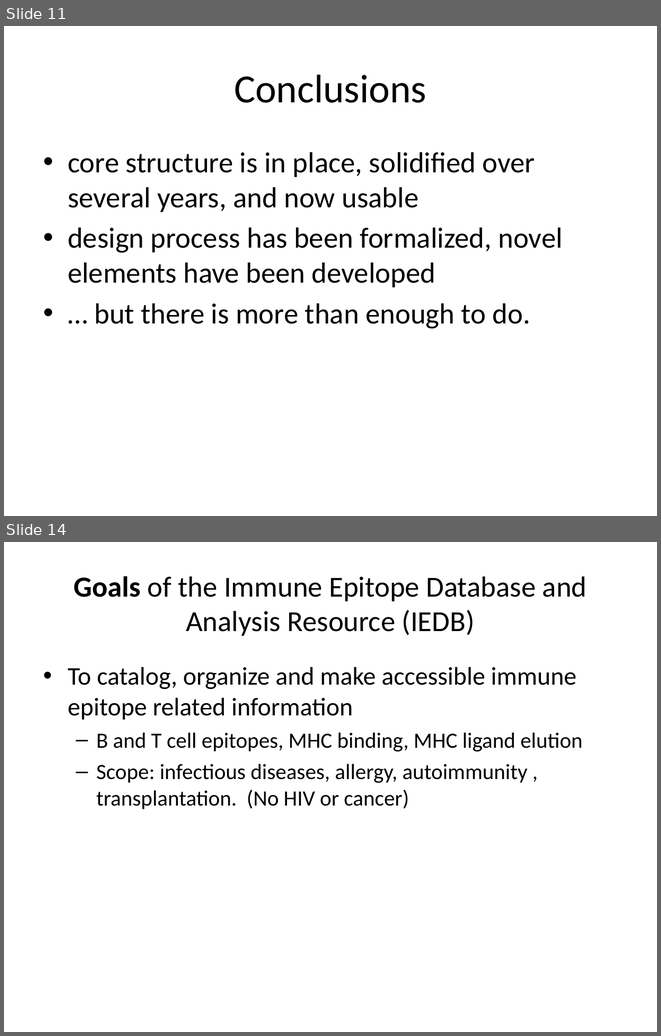
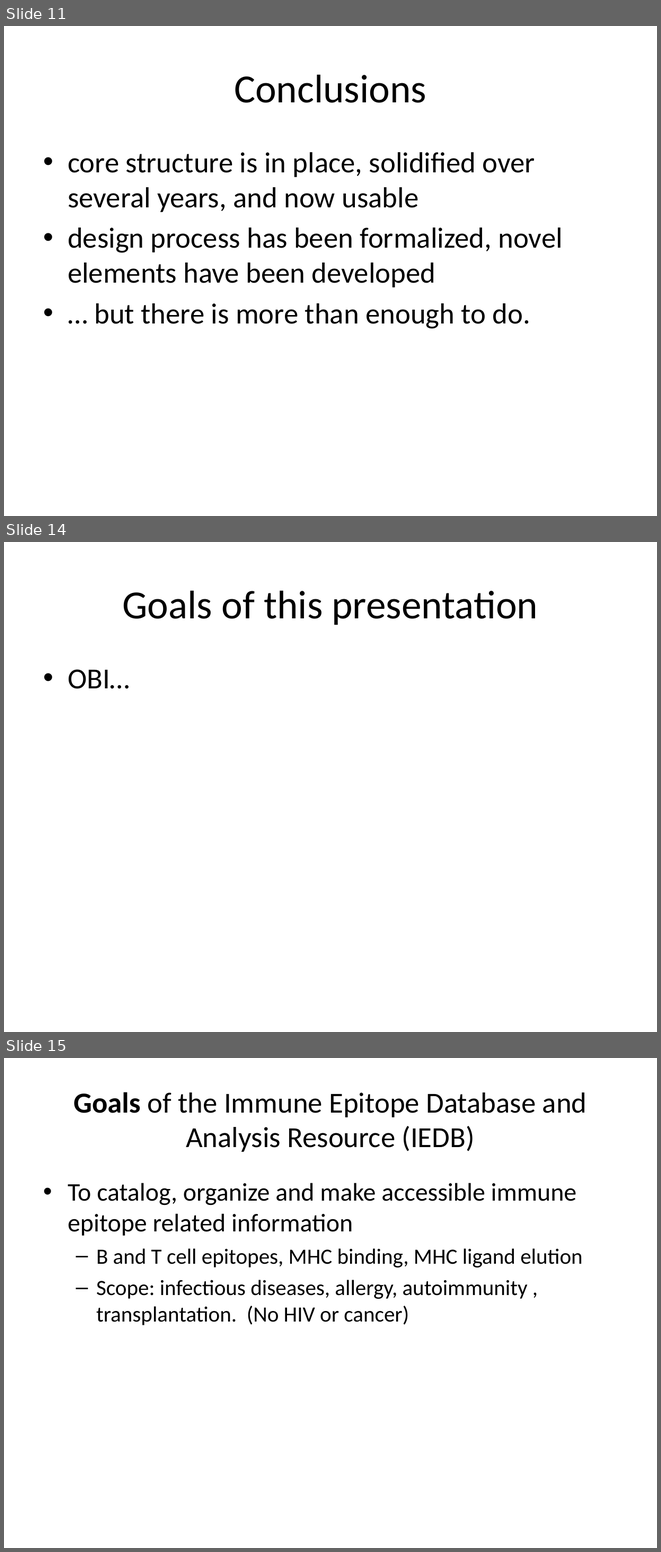
Before and after one commit to obi-ontology/obi-legacy-svn, a slide deck: trunk/docs/presentations/OBI tutorial July 2011 ICBO/OBI overview and IEDB.pptx. Shown one above the other, each under a label of ours: slides 11 and 14 before the commit, slides 11, 14 and 15 after it; the slides between them are not shown. The pictures are 661x1036 and 661x1552 pixels, drawn with LibreOffice and Linux fonts; fonts in the diff are those of the drawing. Boxes give left, top, right and bottom in pixels: in the first picture for what was removed or moved away, otherwise in the second. Text is boxed around its words. In the diff, an @@ line names an element or a change of style, - is before the commit and + after.

```diff
--- a/trunk/docs/presentations/OBI tutorial July 2011 ICBO/OBI overview and IEDB.pptx
+++ b/trunk/docs/presentations/OBI tutorial July 2011 ICBO/OBI overview and IEDB.pptx
@@ slide 14 added at [4, 542, 657, 1032], background #FFFFFF @@
@@ title added at [123, 590, 538, 625], 44 pt, text #000000 @@
+Goals of this presentation
@@ text added at [68, 669, 130, 689], 32 pt, text #000000 @@
+• OBI…
@@ what was slide 14 is now slide 15 @@
```
Also in this commit, not shown: 4 slides changed, 1 other slide added.
